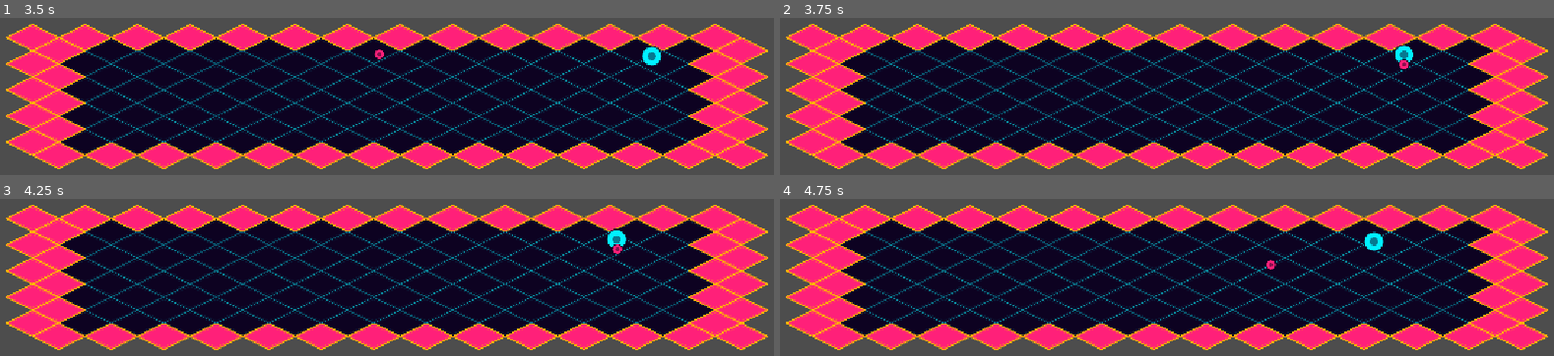
Above: before the commit, frames 1-4 (two rows, left to right).
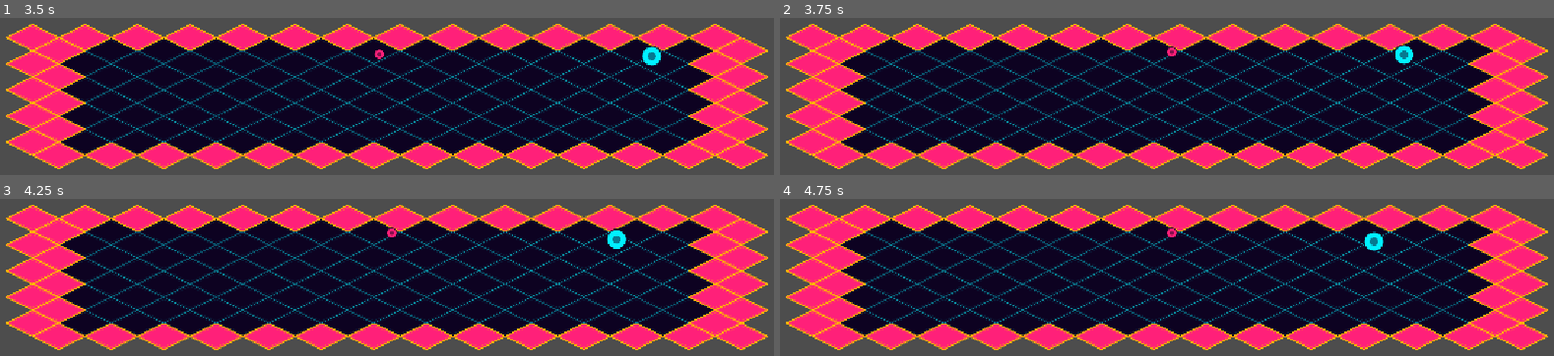
Above: after the commit, the same moments.

Repository: valeroman/Discus-Maximus
Game: Godot game, scene res://levels/test_arena.tscn
The game is run twice, just before and just after one commit, with the same random seed, the same clock (stepped at 60 frames per second) and the same inputs. The project has no main scene, so this scene is started directly.
Inputs (mouse positions are in pixels of both pictures, inside the frame that each line leads up to):
- Up to frame 1 (3.5 s): tap Enter at 0.5 s; move the mouse to (557, 74) at 0.52 s; hold D (move_right) 0.53-1.28 s; tap Space (dash) at 0.6, 2.1 s; move the mouse to (232, 118) at 1.27 s; hold S (move_down) 1.28-2.03 s; click (232, 118) at 1.35 s; move the mouse to (outside the picture) at 2.02 s; hold D (move_right) 2.03-2.78 s; move the mouse to (outside the picture) at 2.77 s; hold W (move_up) from 2.78 s (still down); click (outside the picture) at 2.85 s
- Up to frame 2 (3.75 s): move the mouse to (1406, 162) at 3.52 s; release W (move_up) at 3.53 s; hold A (move_left) from 3.53 s (still down); tap Space (dash) at 3.6 s
- Up to frame 3 (4.25 s): keep holding A (move_left)
- Up to frame 4 (4.75 s): keep holding A (move_left); move the mouse to (927, 211) at 4.27 s; click (927, 211) at 4.35 s

Frame 1 is identical in both runs. In frame 2, 0.1% of the frame differs, in the area x 50-82%, y 18-34%; in frame 3, 0.1%; in frame 4, 0.1%.

Commit message:
fix: Correct return state handling in _physics_process for disc mechanics

Diff:
--- a/entities/disc/disc.gd
+++ b/entities/disc/disc.gd
@@ -29,7 +29,8 @@
 				bounces_left -= 1
 				EventBus.disc_bounced.emit(collision.get_position(), bounces_left)
 			else:
-				_return_to_held()
+				state = State.RETURNING
+				velocity = velocity.normalized() * stats.return_speed
 
 func _return_to_held() -> void:
 	state = State.RETURNING
